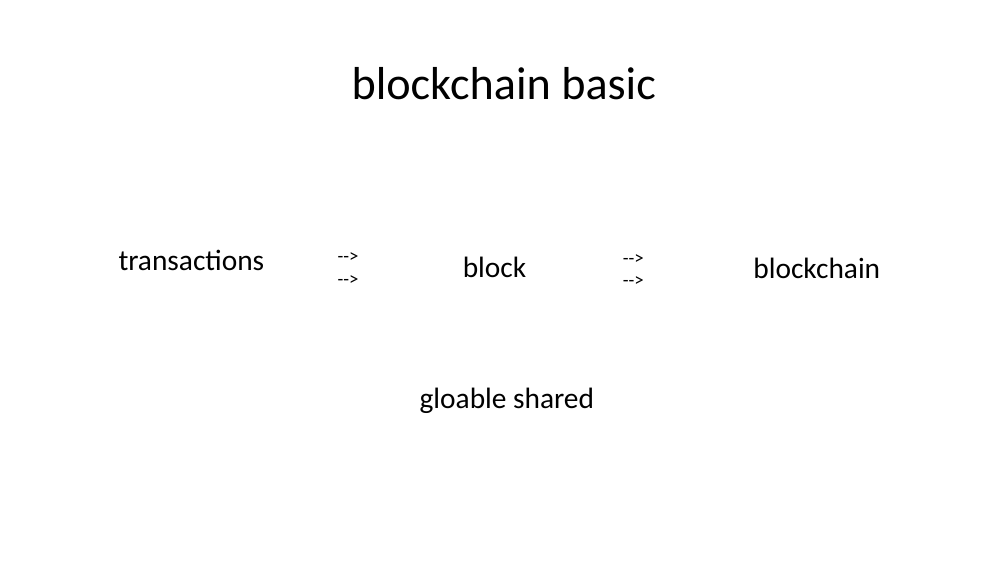
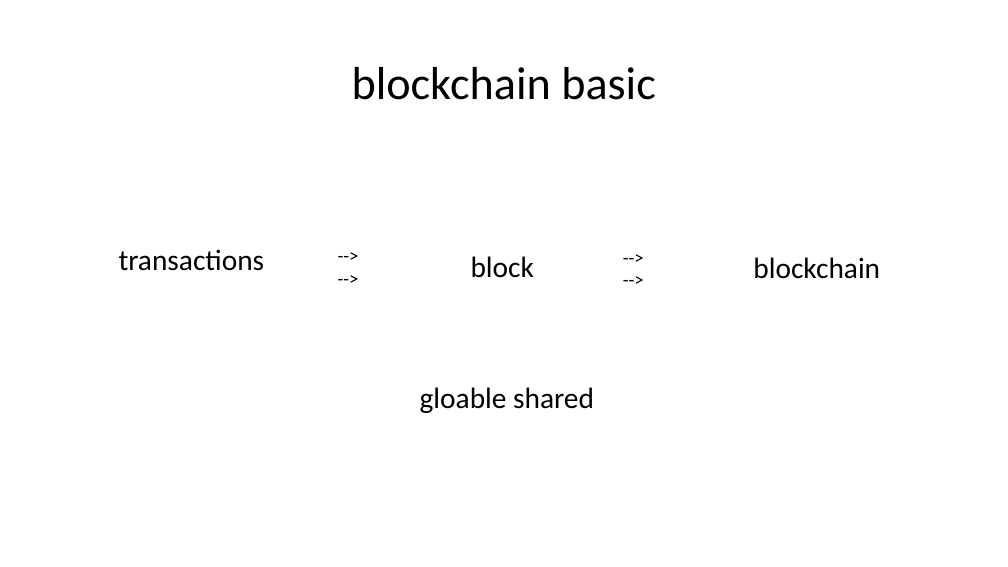
Before and after one commit to kaikai1024/ethereum-me, a slide deck: slide 6 of contract_me.pptx. Drawn at 1008x567 pixels with LibreOffice and Linux fonts; fonts in the diff are those of the drawing. Boxes give left, top, right and bottom in pixels: in the first picture for what was removed or moved away, otherwise in the second. Text is boxed around its words. In the diff, an @@ line names an element or a change of style, - is before the commit and + after.

```diff
--- a/contract_me.pptx
+++ b/contract_me.pptx
@@ text "block": place and size @@
-text "block" at <box>463,256,526,278</box>
+text "block" at <box>471,256,534,278</box>
```
Also in this commit, not shown: 7 other slides changed.
